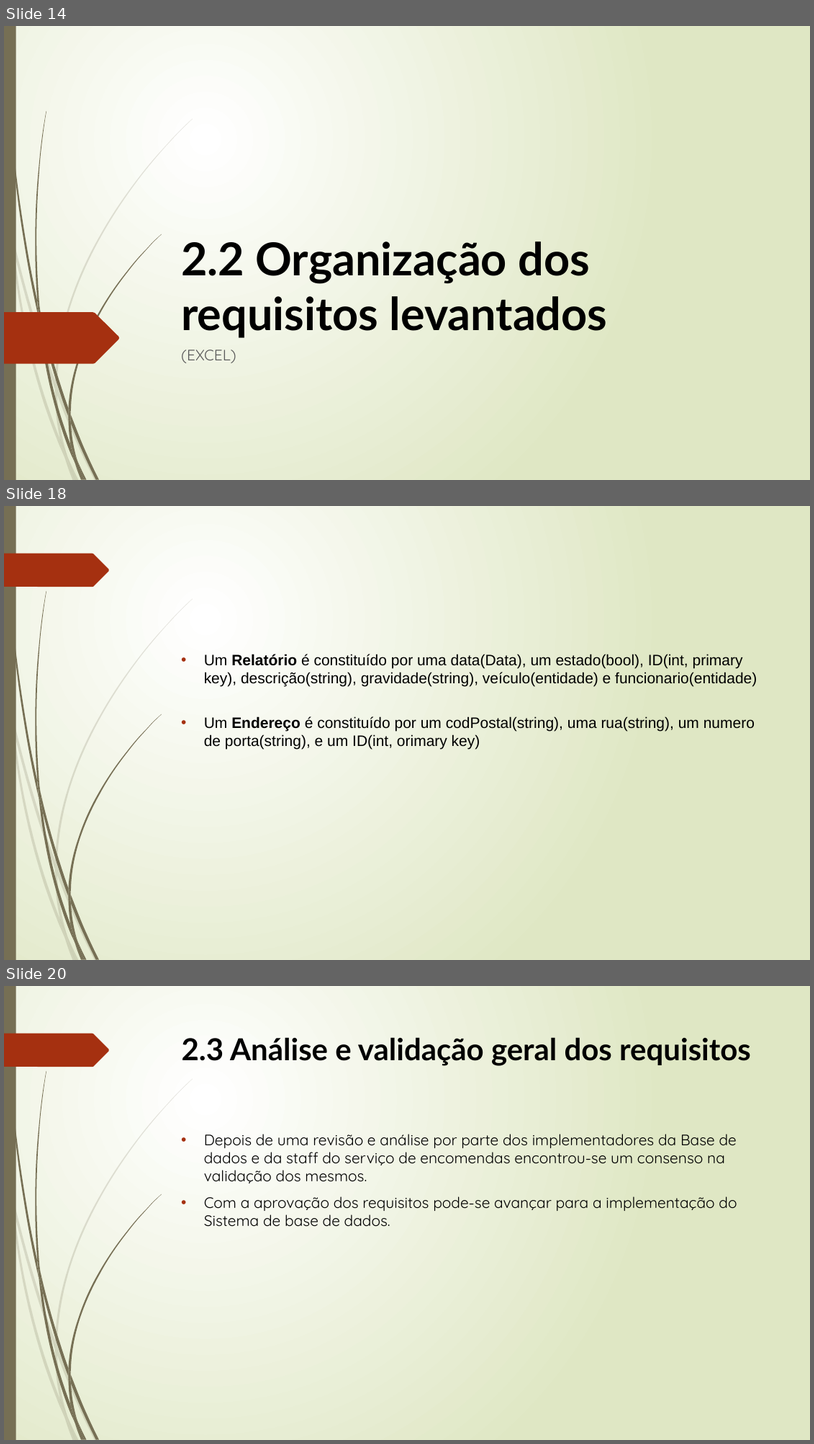
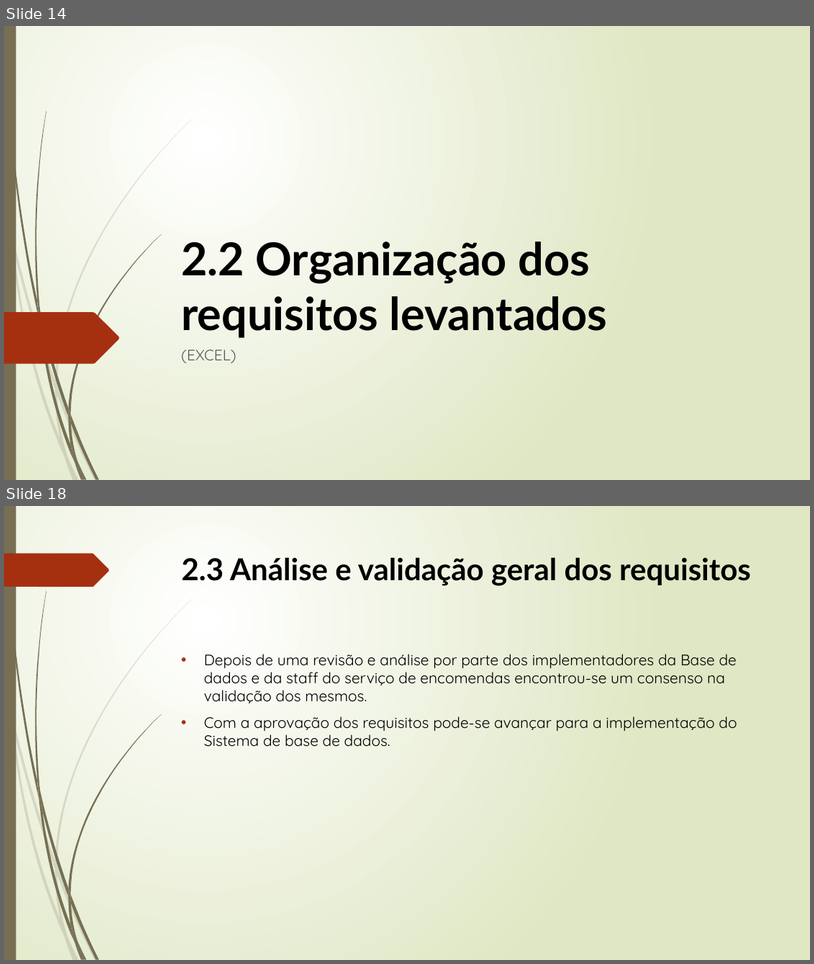
Before and after one commit to Lucenix/BD-TP, a slide deck: Apresentação1.pptx. Shown one above the other, each under a label of ours: slides 14, 18 and 20 before the commit, slides 14 and 18 after it; the slides between them are not shown. The pictures are 814x1444 and 814x964 pixels, drawn with LibreOffice and Linux fonts; fonts in the diff are those of the drawing. Boxes give left, top, right and bottom in pixels: in the first picture for what was removed or moved away, otherwise in the second. Text is boxed around its words. In the diff, an @@ line names an element or a change of style, - is before the commit and + after.

```diff
--- a/Apresentação1.pptx
+++ b/Apresentação1.pptx
@@ slide 18 removed at (4,506,810,960), background gradient #FFFFFF to #DFE8C4; not listed: 24 template elements that a slide beside it also shows @@
@@ text removed at (204,654,757,749) @@
-• Um Relatório é constituído por uma data(Data), um estado(bool), ID(int, primary key), descrição(string), gravidade(string), veículo(entidade) e funcionario(entidade)
-• Um Endereço é constituído por um codPostal(string), uma rua(string), um numero de porta(string), e um ID(int, orimary key)
@@ what was slide 20 is now slide 18 @@
```
Also in this commit, not shown: 2 slides changed, 5 slides added, 5 other slides removed.
